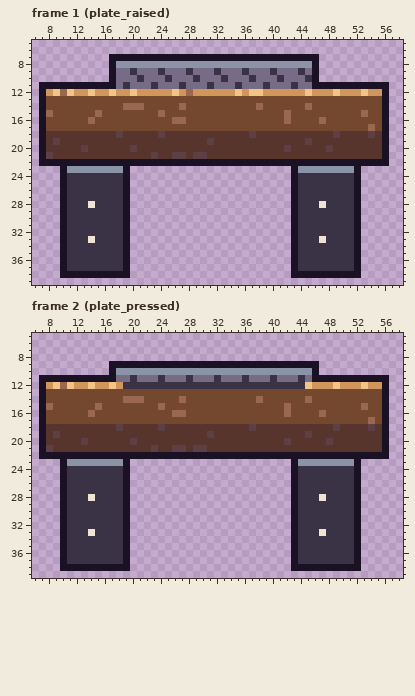
Pixel-art file, stored at assets/source/enemies/brute_boss_f01/brute_boss_f01_ledge.ase. The first picture shows the starting point.
64x40 pixels, 2 frames. Shown: frame 1 (plate_raised): x 6..58, y 5..39; frame 2 (plate_pressed): x 6..58, y 5..39.
Once edited:
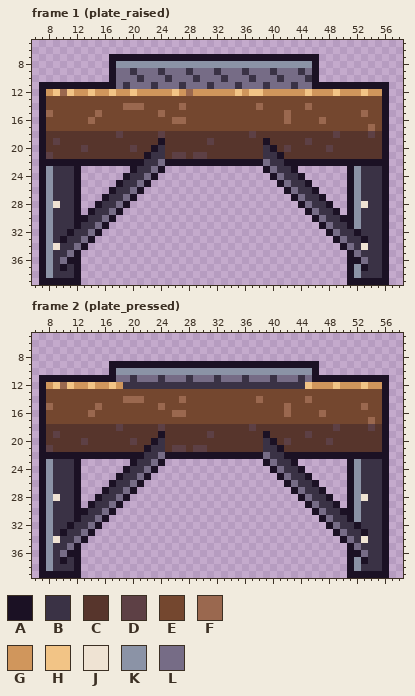
Palette (. is transparent): A #1b1124  B #3a3245  C #57352c  D #5d4045  E #74472f  F #9a684f  G #d0965c  H #f2c486  J #efe3d3  K #8b93a6  L #766c86
The author wrote: art(boss): apply review fixes
Diff:
Frame 1 (plate_raised):
y 19: x 24 C -> A; x 39 C -> A
y 20: x 23..24 CC -> AB; x 39..40 CC -> BA
y 21: x 22..24 CDC -> ABB; x 39..41 CCC -> BBA
y 22: x 22..24 AAA -> BBL; x 39..41 AAA -> LBB
y 23: x 7..24 ...AKKKKKKKKA..... -> AKBBBA.......ABBLA; x 39..42 .... -> ALBB; x 44..56 KKKKKKKKA.... -> .......AKBBBA
y 24: x 7..10 ...A -> AKBB; x 12..18 BBBBBBB -> A......; x 20..23 .... -> BBLA; x 40..56 ...ABBBBBBBBA.... -> ALBBA......AKBBBA
y 25: x 7..10 ...A -> AKBB; x 12..22 BBBBBBBA... -> A.....ABBLA; x 41..43 ..A -> ALB; x 45..56 BBBBBBBA.... -> A.....AKBBBA
y 26: x 7..10 ...A -> AKBB; x 12..17 BBBBBB -> A....A; x 19..21 A.. -> BLA; x 42..43 .A -> AL; x 46..56 BBBBBBA.... -> A....AKBBBA
y 27: x 7..10 ...A -> AKBB; x 12..16 BBBBB -> A...A; x 19..20 A. -> LA; x 44 B -> L; x 47..56 BBBBBA.... -> A...AKBBBA
y 28: x 7..10 ...A -> AKJB; x 12..15 BBJB -> A..A; x 18 B -> L; x 43..45 ABB -> .AL; x 47..56 JBBBBA.... -> BA..AKJBBA
y 29: x 7..10 ...A -> AKBB; x 12..14 BBB -> A.A; x 17..19 BBA -> LA.; x 43..46 ABBB -> ..AL; x 49..56 BBBA.... -> A.AKBBBA
y 30: x 7..10 ...A -> AKBB; x 12..13 BB -> AA; x 16..19 BBBA -> LA..; x 43..47 ABBBB -> ...AL; x 50..56 BBA.... -> AAKBBBA
y 31: x 7..10 ...A -> AKBB; x 12 B -> A; x 15..19 BBBBA -> LA...; x 43..48 ABBBBB -> ....AL; x 51..56 BA.... -> AKBBBA
y 32: x 7..11 ...AB -> AKBBA; x 14..19 BBBBBA -> LA....; x 43..49 ABBBBBB -> .....AL; x 53..56 .... -> BBBA
y 33: x 7..9 ... -> AKB; x 13..19 BJBBBBA -> LA.....; x 43..50 ABBBJBBB -> ......AL; x 52..56 A.... -> BABBA
y 34: x 7..10 ...A -> AKJB; x 12..19 BBBBBBBA -> LA......; x 43..56 ABBBBBBBBA.... -> .......ALBJBBA
y 35: x 7..19 ...ABBBBBBBBA -> AKBBLA.......; x 43..56 ABBBBBBBBA.... -> ........ALBBBA
y 36: x 7..19 ...ABBBBBBBBA -> AKBLAA.......; x 43..51 ABBBBBBBB -> ........A; x 53..56 .... -> LBBA
y 37: x 7..9 ... -> AKB; x 12..19 BBBBBBBA -> A.......; x 43..56 ABBBBBBBBA.... -> ........AKABBA
y 38: x 7..11 ...AA -> AKBBB; x 13..19 AAAAAAA -> .......; x 43..50 AAAAAAAA -> ........; x 52..56 A.... -> KBBBA
y 39: x 7..12 ...... -> AAAAAA; x 51..56 ...... -> AAAAAA
Frame 2 (plate_pressed): the same change as frame 1 (plate_raised)
